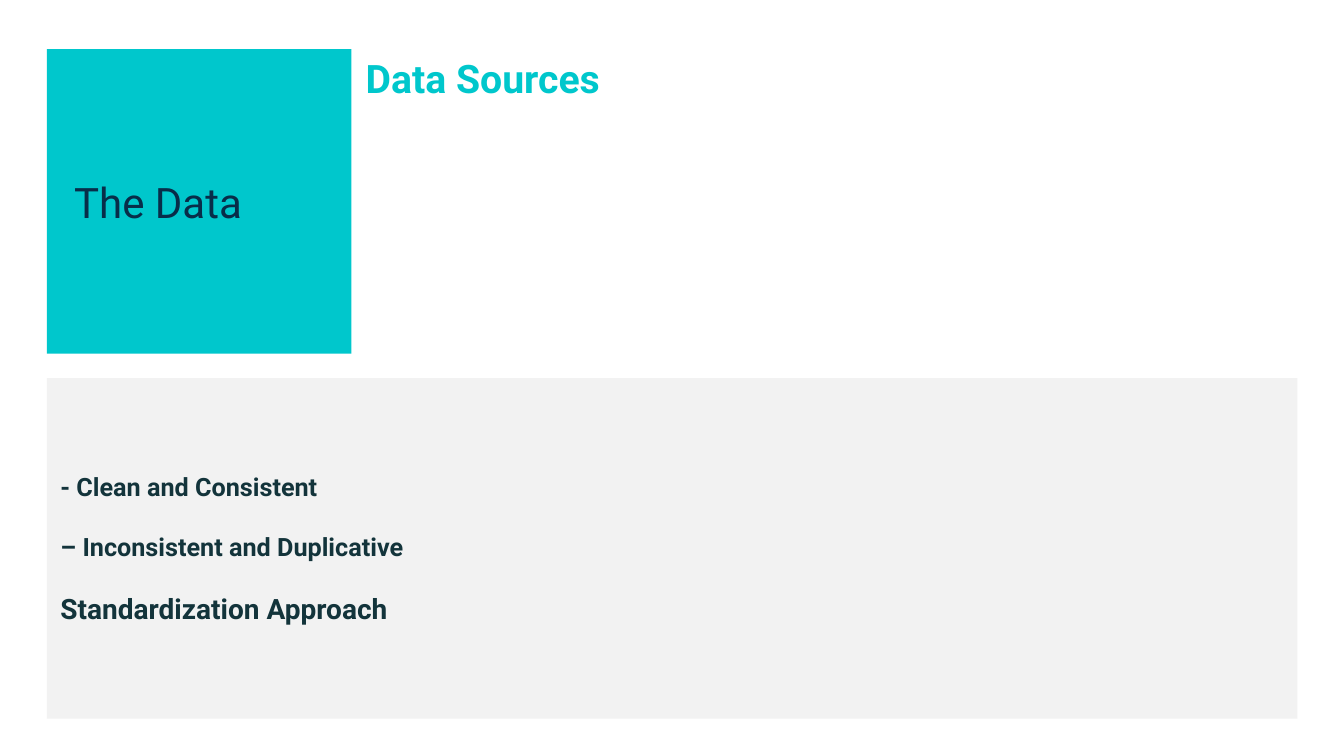
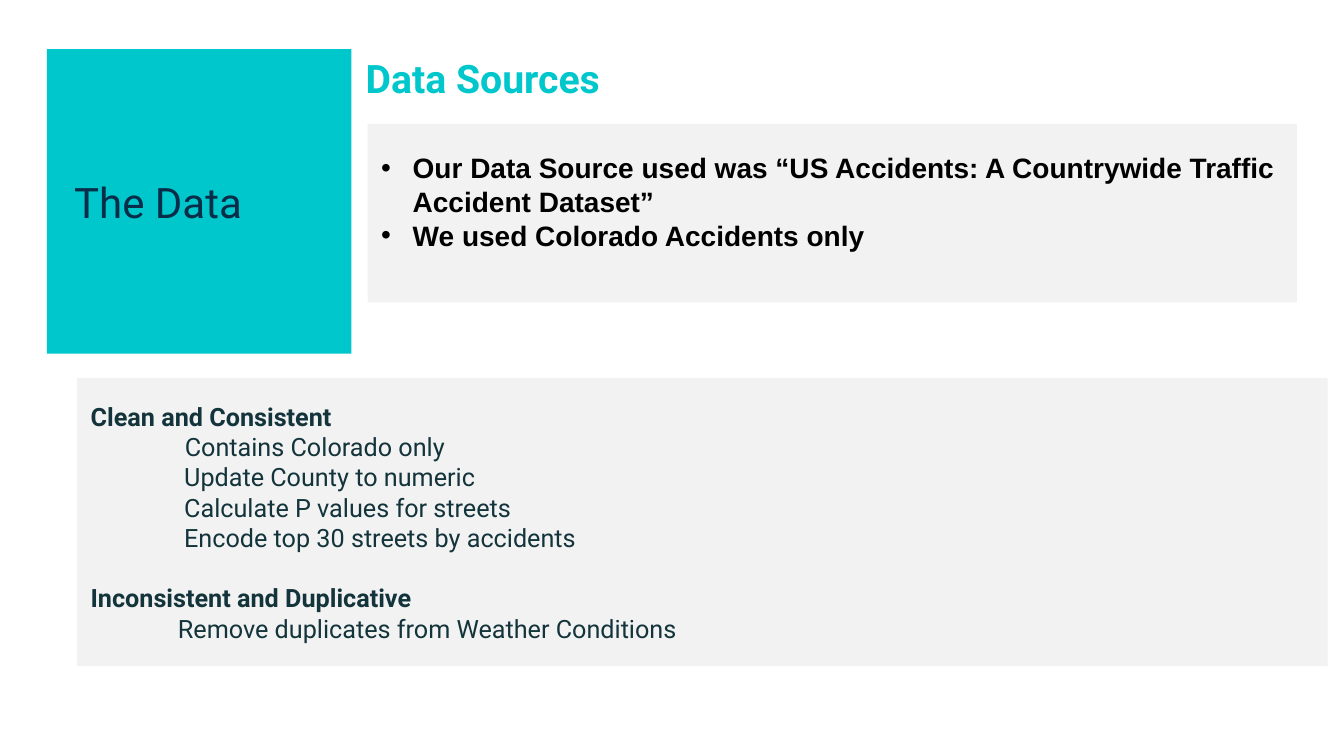
Before and after one commit to tbrown14611/Project_3_Final, a slide deck: slide 4 of Team_6_AI_Bootcamp_Project_3_Final.pptx. Drawn at 1344x756 pixels with LibreOffice and Linux fonts; fonts in the diff are those of the drawing. Boxes give left, top, right and bottom in pixels: in the first picture for what was removed or moved away, otherwise in the second. Text is boxed around its words. In the diff, an @@ line names an element or a change of style, - is before the commit and + after.

```diff
--- a/Team_6_AI_Bootcamp_Project_3_Final.pptx
+++ b/Team_6_AI_Bootcamp_Project_3_Final.pptx
@@ rectangle added at (368, 124, 1298, 302), fill #F2F2F2, 20 pt, text #000000, bold @@
+• Our Data Source used was “US Accidents: A Countrywide Traffic Accident Dataset”
+• We used Colorado Accidents only
@@ rectangle "Clean and Consistent": place and size @@
-rectangle "Clean and Consistent" at (47, 378, 1299, 719)
+rectangle "Clean and Consistent" at (78, 378, 1329, 666)
@@ text in rectangle at (91, 407, 677, 643): text changed; bold off @@
-- Clean and Consistent
-– Inconsistent and Duplicative
-Standardization Approach
+Clean and Consistent
+    Contains Colorado only
+    Update County to numeric
+    Calculate P values for streets
+  Encode top 30 streets by accidents
+Inconsistent and Duplicative
+Remove duplicates from Weather Conditions
```
Also in this commit, not shown: 3 other slides changed, 3 slides added, 4 slides removed, 3 other files.
